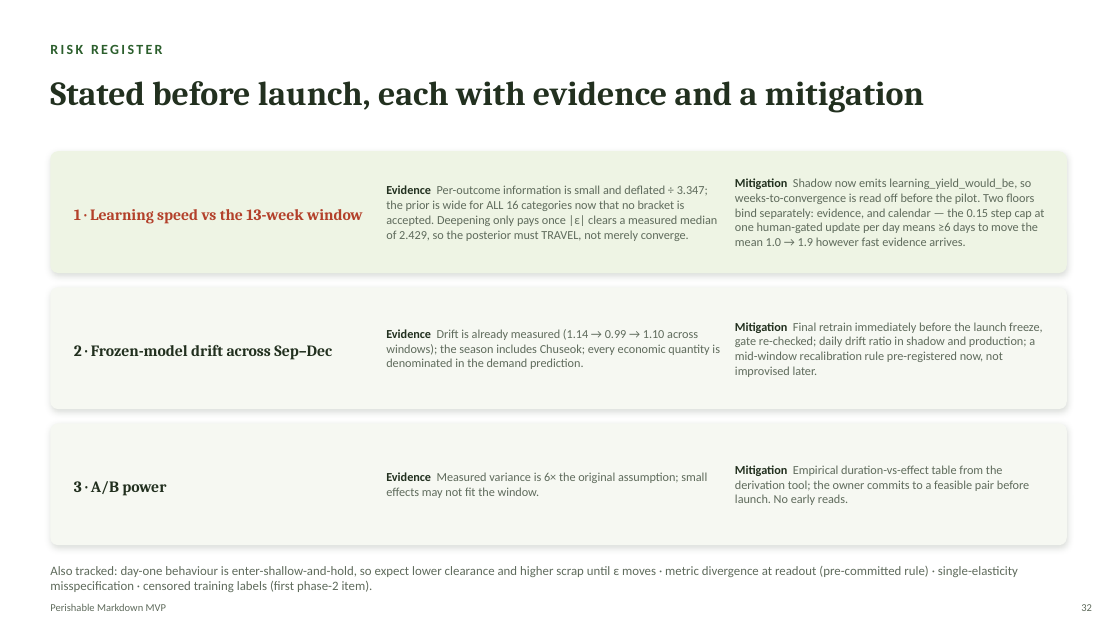
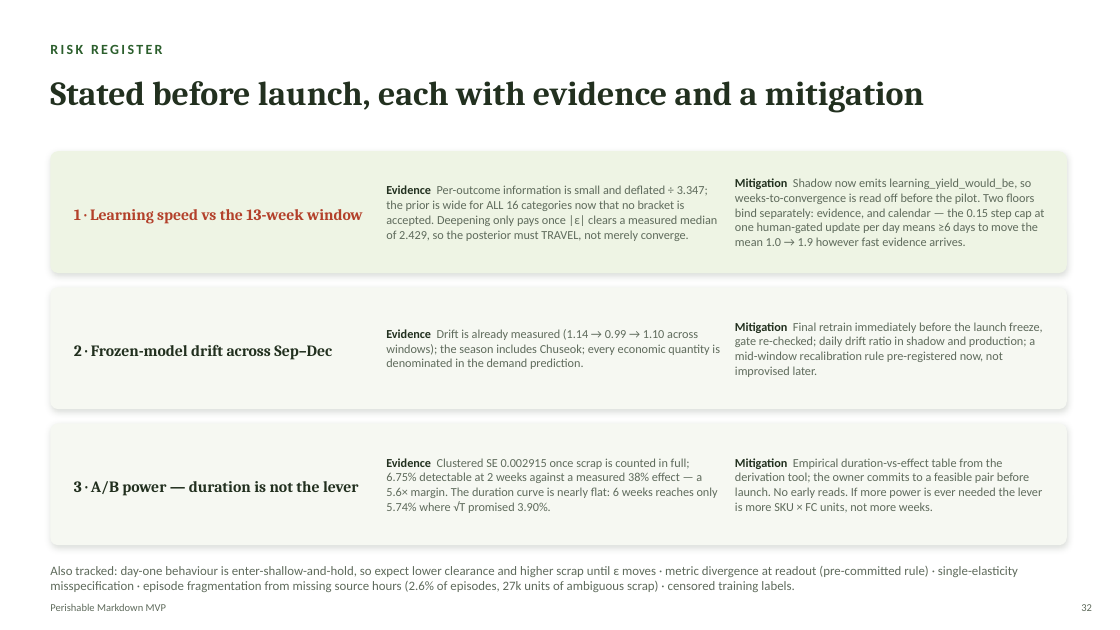
Before and after one commit to Kamalyunus/fresh-markdown, a slide deck: slide 32 of docs/perishable_markdown_tech_deck.pptx. Drawn at 1120x630 pixels with LibreOffice and Linux fonts; fonts in the diff are those of the drawing. Boxes give left, top, right and bottom in pixels: in the first picture for what was removed or moved away, otherwise in the second. Text is boxed around its words. In the diff, an @@ line names an element or a change of style, - is before the commit and + after.

```diff
--- a/docs/perishable_markdown_tech_deck.pptx
+++ b/docs/perishable_markdown_tech_deck.pptx
@@ text at [386,458,718,513]: text changed @@
-Evidence Measured variance is 6× the original assumption; small effects may not fit the window.
+Evidence Clustered SE 0.002915 once scrap is counted in full; 6.75% detectable at 2 weeks against a measured 38% effect — a 5.6× margin. The duration curve is nearly flat: 6 weeks reaches only 5.74% where √T promised 3.90%.
@@ text at [735,458,1042,512]: text changed @@
-Mitigation Empirical duration-vs-effect table from the derivation tool; the owner commits to a feasible pair before launch. No early reads.
+Mitigation Empirical duration-vs-effect table from the derivation tool; the owner commits to a feasible pair before launch. No early reads. If more power is ever needed the lever is more SKU × FC units, not more weeks.
@@ text at [74,481,358,496]: text changed @@
-3 · A/B power
+3 · A/B power — duration is not the lever
@@ text at [50,566,1018,592]: text changed @@
-Also tracked: day-one behaviour is enter-shallow-and-hold, so expect lower clearance and higher scrap until ε moves · metric divergence at readout (pre-committed rule) · single-elasticity misspecification · censored training labels (first phase-2 item).
+Also tracked: day-one behaviour is enter-shallow-and-hold, so expect lower clearance and higher scrap until ε moves · metric divergence at readout (pre-committed rule) · single-elasticity misspecification · episode fragmentation from missing source hours (2.6% of episodes, 27k units of ambiguous scrap) · censored training labels.
```
Also in this commit, not shown: 4 other slides changed, 1 other file.
